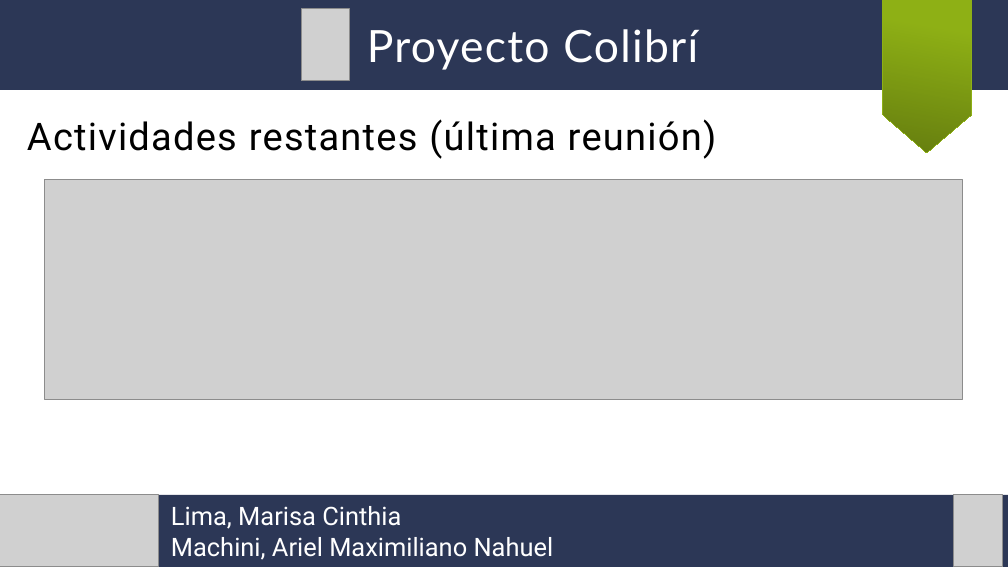
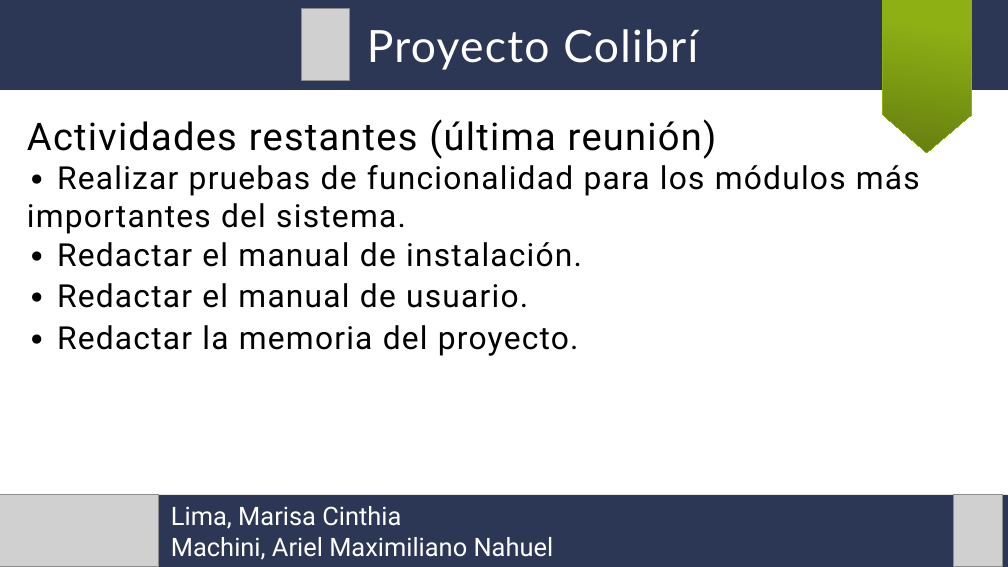
Before and after one commit to arielmachini/Caciar, a slide deck: slide 3 of Archivo/Presentaciones/Presentación 08-08-2020.odp. Drawn at 1008x567 pixels with LibreOffice and Linux fonts; fonts in the diff are those of the drawing; grey boxes stand for pictures. Boxes give left, top, right and bottom in pixels: in the first picture for what was removed or moved away, otherwise in the second. Text is boxed around its words. In the diff, an @@ line names an element or a change of style, - is before the commit and + after.

```diff
--- a/Archivo/Presentaciones/Presentación 08-08-2020.odp
+++ b/Archivo/Presentaciones/Presentación 08-08-2020.odp
@@ text at box(27, 165, 920, 356): paragraphs added @@
+∙ Realizar pruebas de funcionalidad para los módulos más importantes del sistema.
+∙ Redactar el manual de instalación.
+∙ Redactar el manual de usuario.
+∙ Redactar la memoria del proyecto.
@@ picture removed at box(45, 180, 963, 400) @@
```
Also in this commit, not shown: 2 other slides changed, 4 other files.
